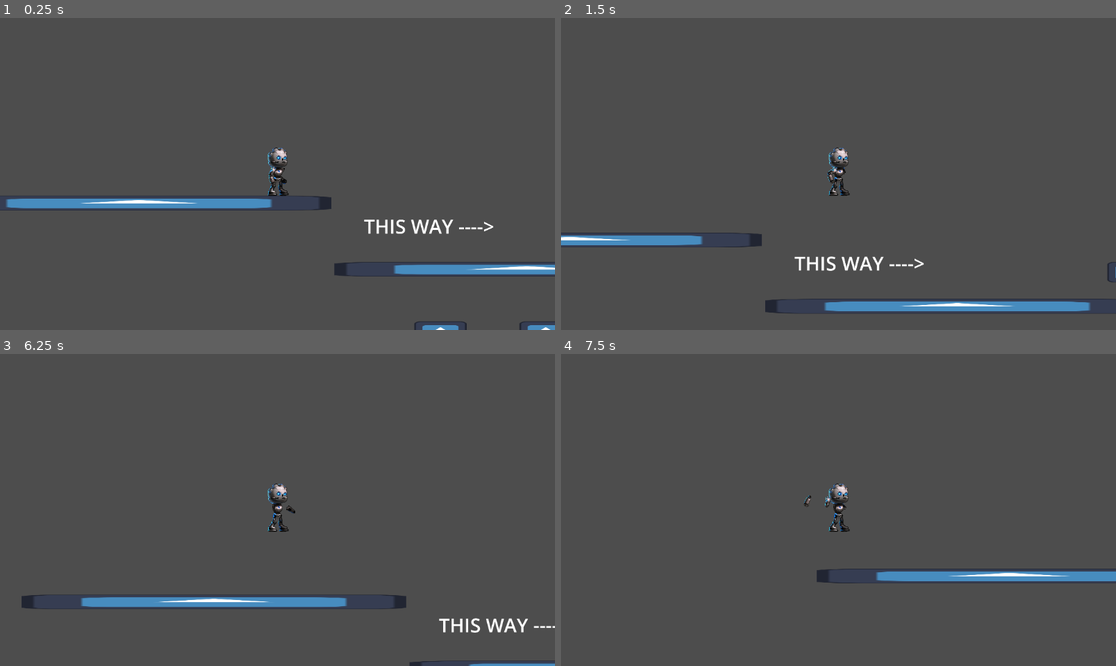
Above: before the commit, frames 1-4 (two rows, left to right).
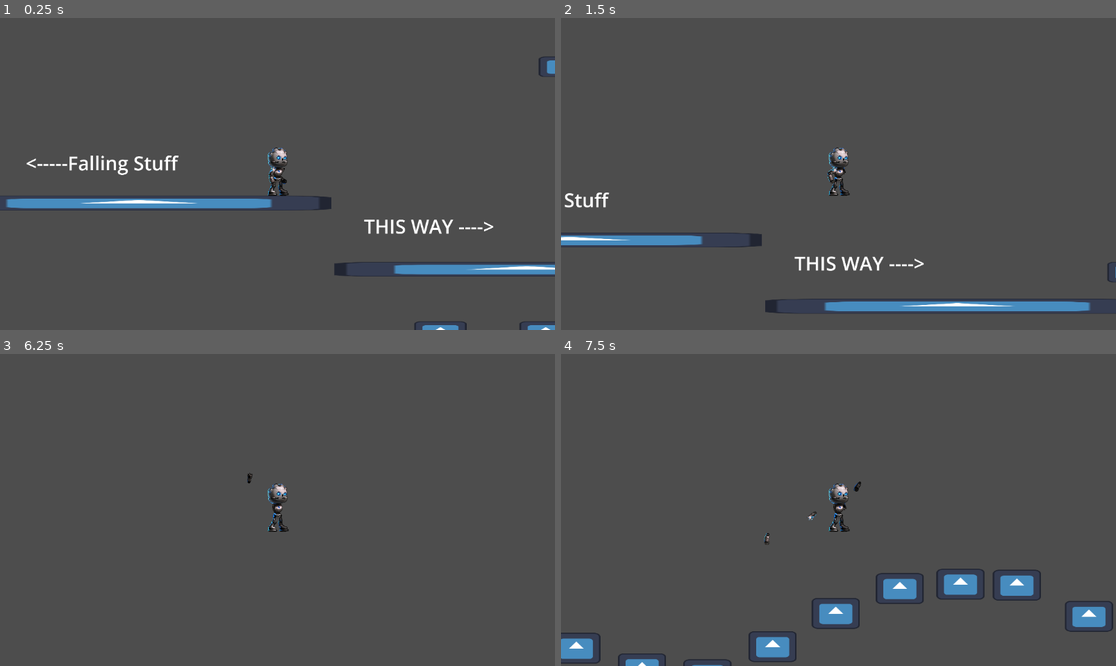
Above: after the commit, the same moments.

Repository: Birbhammer/Tuggers
Game: Godot game, scene res://Levels/test_world.tscn
Two runs of this game, one before a commit and one after it. Both use one fixed random seed, a clock stepped at 60 frames per second and the inputs below. The engine's default icon, where the game draws it, is replaced by a stand-in: a white triangle on a blue panel in a dark square.
Inputs:
- Up to frame 1 (0.25 s): no input
- Up to frame 2 (1.5 s): hold D (Right1) from 0.53 s (still down); tap Space (Jump1) at 0.77 s
- Up to frame 3 (6.25 s): tap Space (Jump1) at 1.52, 3.02, 3.77, 4.52, 6.02 s; release D (Right1) at 2.03 s; hold A (Left1) 2.03-2.78 s; hold D (Right1) 2.78-4.28 s; hold A (Left1) 4.28-5.03 s; hold D (Right1) 5.03-5.78 s; hold A (Left1) from 5.78 s (still down)
- Up to frame 4 (7.5 s): tap Space (Jump1) at 6.77 s; release A (Left1) at 7.28 s; hold D (Right1) from 7.28 s (still down)

The runs differ from the first frame. In frame 1, 0.6% of the frame differs, in the area x 4-100%, y 12-51%; in frame 2, 0.2%; in frame 3, 2.6%; in frame 4, 4.9%, in the area x 0-100%, y 40-100%.

Commit message:
Falling Platform / Path Platform
made path platform a prefab, and added a falling platform prefab

Diff:
--- /dev/null
+++ b/LevelAssets/PlatformPrefabs/falling_platform.tscn
@@ -0,0 +1,32 @@
+[gd_scene load_steps=5 format=3 uid="uid://wn1hxr4fpbkk"]
+
+[ext_resource type="Script" uid="uid://do7k0yny00aww" path="res://Scripts/Platform/falling_platform.gd" id="1_t5v2d"]
+[ext_resource type="Texture2D" uid="uid://cac3fn7dga2wv" path="res://icon.svg" id="2_4k28h"]
+
+[sub_resource type="RectangleShape2D" id="RectangleShape2D_tmkp6"]
+size = Vector2(197, 129)
+
+[sub_resource type="RectangleShape2D" id="RectangleShape2D_ft3qg"]
+size = Vector2(197, 16)
+
+[node name="FallingPlatform" type="AnimatableBody2D"]
+script = ExtResource("1_t5v2d")
+health = 500
+
+[node name="CollisionShape2D" type="CollisionShape2D" parent="."]
+position = Vector2(-33.5, 0)
+shape = SubResource("RectangleShape2D_tmkp6")
+
+[node name="Sprite2D" type="Sprite2D" parent="CollisionShape2D"]
+scale = Vector2(1.56, 1)
+texture = ExtResource("2_4k28h")
+
+[node name="Area2D" type="Area2D" parent="CollisionShape2D"]
+position = Vector2(0, -73)
+
+[node name="CollisionShape2D" type="CollisionShape2D" parent="CollisionShape2D/Area2D"]
+position = Vector2(0, -1)
+shape = SubResource("RectangleShape2D_ft3qg")
+
+[connection signal="body_entered" from="CollisionShape2D/Area2D" to="." method="_on_area_2d_body_entered"]
+[connection signal="body_exited" from="CollisionShape2D/Area2D" to="." method="_on_area_2d_body_exited"]
--- /dev/null
+++ b/LevelAssets/PlatformPrefabs/path_platform.tscn
@@ -0,0 +1,63 @@
+[gd_scene load_steps=6 format=3 uid="uid://cd4hpvqe7x1h3"]
+
+[ext_resource type="PackedScene" uid="uid://uj1fawcq85y6" path="res://LevelAssets/PlatformPrefabs/moving_platform_horizontal.tscn" id="1_hd3x6"]
+
+[sub_resource type="Curve2D" id="Curve2D_vufbg"]
+_data = {
+"points": PackedVector2Array(0, 0, 0, 0, 799, 13, 0, 0, 0, 0, 371, 7, 0, 0, 0, 0, 246, -245, 0, 0, 0, 0, 309, -497, 0, 0, 0, 0, 554, -636, 0, 0, 0, 0, 1031, -638, 0, 0, 0, 0, 1172, -619, 0, 0, 0, 0, 1310, -577, 0, 0, 0, 0, 1368, -252, 0, 0, 0, 0, 1190, -13, 0, 0, 0, 0, 799, 13)
+}
+point_count = 11
+
+[sub_resource type="Animation" id="Animation_84vo3"]
+length = 0.001
+tracks/0/type = "value"
+tracks/0/imported = false
+tracks/0/enabled = true
+tracks/0/path = NodePath("PathFollow2D:progress_ratio")
+tracks/0/interp = 1
+tracks/0/loop_wrap = true
+tracks/0/keys = {
+"times": PackedFloat32Array(0),
+"transitions": PackedFloat32Array(1),
+"update": 0,
+"values": [0.0]
+}
+
+[sub_resource type="Animation" id="Animation_eokls"]
+resource_name = "Test_Path_Follow"
+loop_mode = 1
+tracks/0/type = "value"
+tracks/0/imported = false
+tracks/0/enabled = true
+tracks/0/path = NodePath("PathFollow2D:progress_ratio")
+tracks/0/interp = 1
+tracks/0/loop_wrap = true
+tracks/0/keys = {
+"times": PackedFloat32Array(0, 1),
+"transitions": PackedFloat32Array(1, 1),
+"update": 0,
+"values": [0.0, 1.0]
+}
+
+[sub_resource type="AnimationLibrary" id="AnimationLibrary_v3cm4"]
+_data = {
+&"RESET": SubResource("Animation_84vo3"),
+&"Test_Path_Follow": SubResource("Animation_eokls")
+}
+
+[node name="PathPlatform" type="Path2D"]
+curve = SubResource("Curve2D_vufbg")
+
+[node name="PathFollow2D" type="PathFollow2D" parent="."]
+position = Vector2(799, 13)
+rotates = false
+
+[node name="MovingPlatformHorizontal" parent="PathFollow2D" instance=ExtResource("1_hd3x6")]
+sync_to_physics = false
+
+[node name="AnimationPlayer" type="AnimationPlayer" parent="."]
+libraries = {
+&"": SubResource("AnimationLibrary_v3cm4")
+}
+autoplay = "Test_Path_Follow"
+speed_scale = 0.1
--- a/Levels/test_world.tscn
+++ b/Levels/test_world.tscn
@@ -10,9 +10,14 @@
 [ext_resource type="PackedScene" uid="uid://bd1jbyhhia6mf" path="res://LevelAssets/PlatformPrefabs/moving_platform_vertical.tscn" id="9_vufbg"]
 [ext_resource type="Texture2D" uid="uid://upbd0mslu5wl" path="res://TestAssets/Gbot/gBot_forearm_r.png" id="10_dr4kj"]
 [ext_resource type="Script" uid="uid://b6dx56hhodcuf" path="res://Scripts/idiot_box.gd" id="10_eokls"]
+[ext_resource type="PackedScene" uid="uid://cd4hpvqe7x1h3" path="res://LevelAssets/PlatformPrefabs/path_platform.tscn" id="11_v3cm4"]
+[ext_resource type="PackedScene" uid="uid://wn1hxr4fpbkk" path="res://LevelAssets/PlatformPrefabs/falling_platform.tscn" id="12_v3cm4"]
 
 [sub_resource type="RectangleShape2D" id="RectangleShape2D_gy3sr"]
 size = Vector2(412, 60)
+
+[sub_resource type="RectangleShape2D" id="RectangleShape2D_84vo3"]
+size = Vector2(15951, 461)
 
 [sub_resource type="CapsuleShape2D" id="CapsuleShape2D_m5bqa"]
 height = 33.3345
@@ -32,11 +37,11 @@
 [sub_resource type="LabelSettings" id="LabelSettings_jykfp"]
 font_size = 80
 
-[sub_resource type="Curve2D" id="Curve2D_vufbg"]
+[sub_resource type="Curve2D" id="Curve2D_eokls"]
 _data = {
-"points": PackedVector2Array(0, 0, 0, 0, 799, 13, 0, 0, 0, 0, 371, 7, 0, 0, 0, 0, 246, -245, 0, 0, 0, 0, 309, -497, 0, 0, 0, 0, 554, -636, 0, 0, 0, 0, 1031, -638, 0, 0, 0, 0, 1310, -577, 0, 0, 0, 0, 1368, -252, 0, 0, 0, 0, 1190, -13, 0, 0, 0, 0, 799, 13)
-}
-point_count = 10
+"points": PackedVector2Array(0, 0, 0, 0, 638, 6, 0, 0, 0, 0, 387, -40, 0, 0, 0, 0, 318, -268, 0, 0, 0, 0, 387, -494, 0, 0, 0, 0, 687, -616, 0, 0, 0, 0, 1012, -650, 0, 0, 0, 0, 1291, -593, 0, 0, 0, 0, 1600, -522, 0, 0, 0, 0, 1896, -505, 0, 0, 0, 0, 2162, -556, 0, 0, 0, 0, 2415, -648, 0, 0, 0, 0, 2621, -670, 0, 0, 0, 0, 2841, -559, 0, 0, 0, 0, 2915, -277, 0, 0, 0, 0, 2744, -54, 0, 0, 0, 0, 2510, 23, 0, 0, 0, 0, 2253, 37, 0, 0, 0, 0, 1831, 3, 0, 0, 0, 0, 1280, -20, 0, 0, 0, 0, 1069, 37, 0, 0, 0, 0, 858, 37, 0, 0, 0, 0, 638, 6)
+}
+point_count = 22
 
 [sub_resource type="Animation" id="Animation_84vo3"]
 length = 0.001
@@ -75,9 +80,6 @@
 &"Test_Path_Follow": SubResource("Animation_eokls")
 }
 
-[sub_resource type="RectangleShape2D" id="RectangleShape2D_84vo3"]
-size = Vector2(15951, 461)
-
 [node name="TestWorld" type="Node2D"]
 
 [node name="GameManager" parent="." instance=ExtResource("1_mggor")]
@@ -96,6 +98,17 @@
 position = Vector2(-7.62939e-06, 0.500001)
 scale = Vector2(3.21875, 0.476563)
 texture = ExtResource("2_1ot53")
+
+[node name="IdiotBox" type="Area2D" parent="LeftSide"]
+position = Vector2(1286, 1384)
+script = ExtResource("10_eokls")
+
+[node name="CollisionShape2D" type="CollisionShape2D" parent="LeftSide/IdiotBox"]
+position = Vector2(-550.5, 821.5)
+shape = SubResource("RectangleShape2D_84vo3")
+
+[node name="ResetPOS" type="Marker2D" parent="LeftSide/IdiotBox"]
+position = Vector2(-2042, -1944)
 
 [node name="Player1" parent="LeftSide" instance=ExtResource("4_1r5jd")]
 position = Vector2(-470, -133)
@@ -240,6 +253,14 @@
 text = "THIS WAY ---->"
 label_settings = SubResource("LabelSettings_jykfp")
 
+[node name="Label3" type="Label" parent="."]
+offset_left = -1515.0
+offset_top = -191.0
+offset_right = -975.0
+offset_bottom = -81.0
+text = "<-----Falling Stuff "
+label_settings = SubResource("LabelSettings_jykfp")
+
 [node name="Label2" type="Label" parent="."]
 offset_left = 2786.0
 offset_top = -561.0
@@ -248,79 +269,119 @@
 text = "WOW YOU MADE IT"
 label_settings = SubResource("LabelSettings_jykfp")
 
-[node name="Moving Platforms" type="Node" parent="."]
-
-[node name="MovingPlatformHorizontal" parent="Moving Platforms" instance=ExtResource("3_jykfp")]
+[node name="MovingPlatforms" type="Node" parent="."]
+
+[node name="MovingPlatformHorizontal" parent="MovingPlatforms" instance=ExtResource("3_jykfp")]
 position = Vector2(178, 565)
 SPEED = 2
 
-[node name="MovingPlatformHorizontal2" parent="Moving Platforms" instance=ExtResource("3_jykfp")]
+[node name="MovingPlatformHorizontal2" parent="MovingPlatforms" instance=ExtResource("3_jykfp")]
 position = Vector2(615, 565)
 SPEED = 2
 
-[node name="MovingPlatformHorizontal3" parent="Moving Platforms" instance=ExtResource("3_jykfp")]
+[node name="MovingPlatformHorizontal3" parent="MovingPlatforms" instance=ExtResource("3_jykfp")]
 position = Vector2(1023, 565)
 SPEED = 2
 
-[node name="MovingPlatformHorizontal4" parent="Moving Platforms" instance=ExtResource("3_jykfp")]
+[node name="MovingPlatformHorizontal4" parent="MovingPlatforms" instance=ExtResource("3_jykfp")]
 position = Vector2(1400, 565)
 SPEED = 2
 
-[node name="MovingPlatformHorizontal5" parent="Moving Platforms" instance=ExtResource("3_jykfp")]
+[node name="MovingPlatformHorizontal5" parent="MovingPlatforms" instance=ExtResource("3_jykfp")]
 position = Vector2(1848, 565)
 SPEED = 2
 
-[node name="MovingPlatformVertical" parent="Moving Platforms" instance=ExtResource("9_vufbg")]
+[node name="MovingPlatformVertical" parent="MovingPlatforms" instance=ExtResource("9_vufbg")]
 position = Vector2(4536, 50)
 SPEED = 1
 
-[node name="MovingPlatformVertical3" parent="Moving Platforms" instance=ExtResource("9_vufbg")]
+[node name="MovingPlatformVertical3" parent="MovingPlatforms" instance=ExtResource("9_vufbg")]
 position = Vector2(4536, -344)
 SPEED = 1
 
-[node name="MovingPlatformVertical4" parent="Moving Platforms" instance=ExtResource("9_vufbg")]
+[node name="MovingPlatformVertical4" parent="MovingPlatforms" instance=ExtResource("9_vufbg")]
 position = Vector2(4536, -666)
 SPEED = 1
 
-[node name="MovingPlatformVertical2" parent="Moving Platforms" instance=ExtResource("9_vufbg")]
+[node name="MovingPlatformVertical2" parent="MovingPlatforms" instance=ExtResource("9_vufbg")]
 position = Vector2(3906, 517)
 SPEED = -1
 
-[node name="MovingPlatformVertical5" parent="Moving Platforms" instance=ExtResource("9_vufbg")]
+[node name="MovingPlatformVertical5" parent="MovingPlatforms" instance=ExtResource("9_vufbg")]
 position = Vector2(3906, 751)
 SPEED = -1
 
-[node name="MovingPlatformVertical6" parent="Moving Platforms" instance=ExtResource("9_vufbg")]
+[node name="MovingPlatformVertical6" parent="MovingPlatforms" instance=ExtResource("9_vufbg")]
 position = Vector2(3906, 994)
 SPEED = -1
 
-[node name="Path2D" type="Path2D" parent="."]
+[node name="PathPlatform" parent="MovingPlatforms" instance=ExtResource("11_v3cm4")]
 position = Vector2(937, 182)
-curve = SubResource("Curve2D_vufbg")
-
-[node name="PathFollow2D" type="PathFollow2D" parent="Path2D"]
-position = Vector2(799, 13)
+
+[node name="PathPlatform2" type="Path2D" parent="MovingPlatforms"]
+position = Vector2(232, -514)
+curve = SubResource("Curve2D_eokls")
+
+[node name="PathFollow2D" type="PathFollow2D" parent="MovingPlatforms/PathPlatform2"]
+position = Vector2(638, 6)
 rotates = false
 
-[node name="MovingPlatformHorizontal" parent="Path2D/PathFollow2D" instance=ExtResource("3_jykfp")]
+[node name="MovingPlatformHorizontal" parent="MovingPlatforms/PathPlatform2/PathFollow2D" instance=ExtResource("3_jykfp")]
 sync_to_physics = false
 
-[node name="AnimationPlayer" type="AnimationPlayer" parent="Path2D"]
+[node name="AnimationPlayer" type="AnimationPlayer" parent="MovingPlatforms/PathPlatform2"]
 libraries = {
 &"": SubResource("AnimationLibrary_v3cm4")
 }
 autoplay = "Test_Path_Follow"
 speed_scale = 0.1
 
-[node name="Area2D" type="Area2D" parent="."]
-position = Vector2(1286, 1384)
-script = ExtResource("10_eokls")
-
-[node name="CollisionShape2D" type="CollisionShape2D" parent="Area2D"]
-position = Vector2(-550.5, 821.5)
-shape = SubResource("RectangleShape2D_84vo3")
-
-[node name="ResetPOS" type="Marker2D" parent="."]
-position = Vector2(-756, -560)
-
-[connection signal="body_entered" from="Area2D" to="Area2D" method="_on_body_entered"]
+[node name="FallingPlatform" parent="MovingPlatforms" instance=ExtResource("12_v3cm4")]
+position = Vector2(-1966, 195)
+health = 50
+
+[node name="FallingPlatform2" parent="MovingPlatforms" instance=ExtResource("12_v3cm4")]
+position = Vector2(-2265, 66)
+health = 50
+
+[node name="FallingPlatform3" parent="MovingPlatforms" instance=ExtResource("12_v3cm4")]
+position = Vector2(-2499, 62)
+health = 50
+
+[node name="FallingPlatform4" parent="MovingPlatforms" instance=ExtResource("12_v3cm4")]
+position = Vector2(-2751, 80)
+health = 50
+
+[node name="FallingPlatform5" parent="MovingPlatforms" instance=ExtResource("12_v3cm4")]
+position = Vector2(-3017, 183)
+health = 50
+
+[node name="FallingPlatform6" parent="MovingPlatforms" instance=ExtResource("12_v3cm4")]
+position = Vector2(-3279, 321)
+health = 50
+
+[node name="FallingPlatform7" parent="MovingPlatforms" instance=ExtResource("12_v3cm4")]
+position = Vector2(-3550, 438)
+health = 50
+
+[node name="FallingPlatform8" parent="MovingPlatforms" instance=ExtResource("12_v3cm4")]
+position = Vector2(-3821, 413)
+health = 50
+
+[node name="FallingPlatform9" parent="MovingPlatforms" instance=ExtResource("12_v3cm4")]
+position = Vector2(-4094, 328)
+health = 50
+
+[node name="FallingPlatform10" parent="MovingPlatforms" instance=ExtResource("12_v3cm4")]
+position = Vector2(-4330, 234)
+health = 50
+
+[node name="FallingPlatform11" parent="MovingPlatforms" instance=ExtResource("12_v3cm4")]
+position = Vector2(-4576, 124)
+health = 50
+
+[node name="FallingPlatform12" parent="MovingPlatforms" instance=ExtResource("12_v3cm4")]
+position = Vector2(-4835, 92)
+health = 50
+
+[connection signal="body_entered" from="LeftSide/IdiotBox" to="LeftSide/IdiotBox" method="_on_body_entered"]
--- /dev/null
+++ b/Scripts/Platform/falling_platform.gd
@@ -0,0 +1,25 @@
+extends Node
+
+# 1 second = 100 Health
+@export var health: int = 50
+@export var SPEED: int = 2500
+var draining: bool = false
+
+func _process(delta: float) -> void:
+	if draining == true:
+		# 1 second = 100 Health
+		health = health - (1 * delta)
+
+	print(health)
+
+	if health <= 0:
+		self.global_position.y = (self.global_position.y + SPEED * delta)
+
+func _on_area_2d_body_entered(body: Node2D) -> void:
+	if body.name == "Player1":
+		draining = true
+
+
+func _on_area_2d_body_exited(body: Node2D) -> void:
+	if body.name == "Player1":
+		draining = false
--- a/Scripts/idiot_box.gd
+++ b/Scripts/idiot_box.gd
@@ -1,6 +1,6 @@
 extends Area2D
 
-@onready var resetPos: Marker2D = $"../ResetPOS"
+@onready var resetPos: Marker2D = $ResetPOS
 
 func _on_body_entered(body: Node2D) -> void:
 
Not shown: 1 places in Levels/test_world.tscn that only renumber resources
Not shown, added: Scripts/Platform/falling_platform.gd.uid
